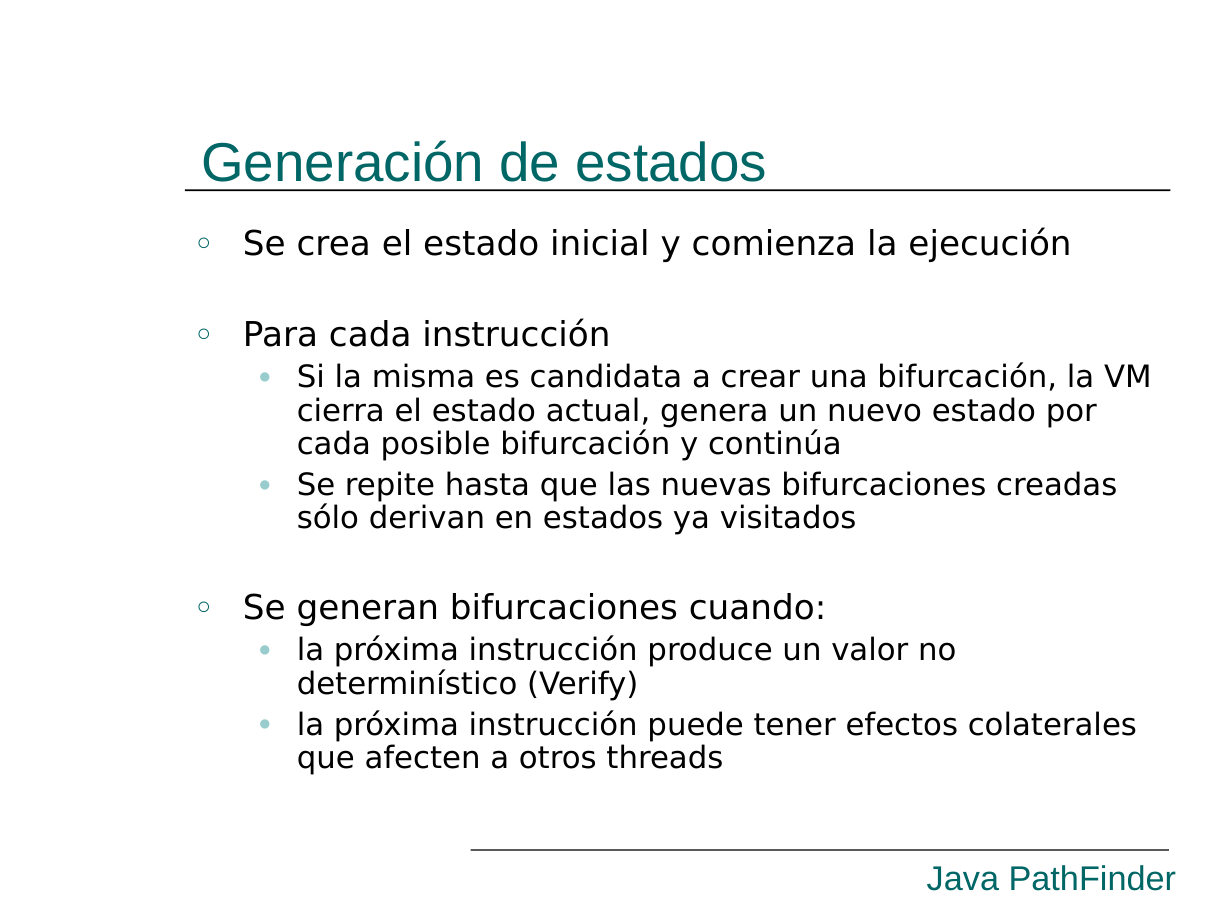
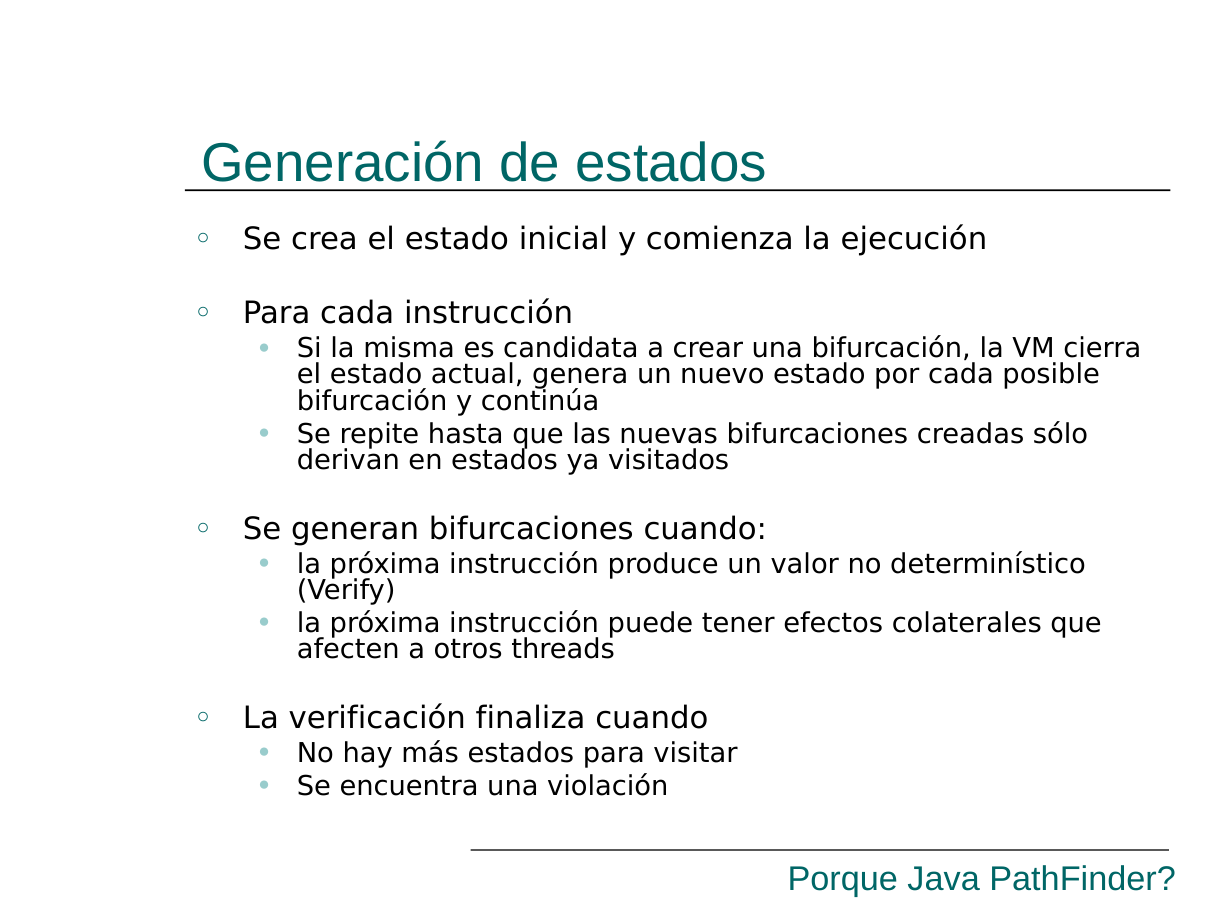
Before and after one commit to hugomelendez/tesis-jpf-2006, a slide deck: slide 16 of tesis-doc/Presentación.ppt (slide 20 before the commit). Drawn at 1232x924 pixels with LibreOffice and Linux fonts; fonts in the diff are those of the drawing. Boxes give left, top, right and bottom in pixels: in the first picture for what was removed or moved away, otherwise in the second. Text is boxed around its words. In the diff, an @@ line names an element or a change of style, - is before the commit and + after.

```diff
--- a/tesis-doc/Presentación.ppt
+++ b/tesis-doc/Presentación.ppt
@@ text at (243, 224, 1141, 659): size 20 to 18 pt in "Se crea el estado inicial y comienza ...", "Para cada instrucción", "Se generan bifurcaciones cuando:"; size 18 to 16 pt in "Si la misma es candidata a crear ...", "Se repite hasta que las nuevas bifurcaciones ...", "la próxima instrucción produce un valor no ...", "la próxima instrucción puede tener efectos colaterales ..."; line spacing 0.9 to 0.8 @@
@@ text at (243, 703, 737, 796): paragraphs added @@
+○ La verificación finaliza cuando
+  ● No hay más estados para visitar
+  ● Se encuentra una violación
@@ text at (788, 865, 1176, 896): text changed @@
-Java PathFinder
+Porque Java PathFinder?
```
Also in this commit, not shown: 23 other slides changed, 4 slides added, 10 slides removed.
